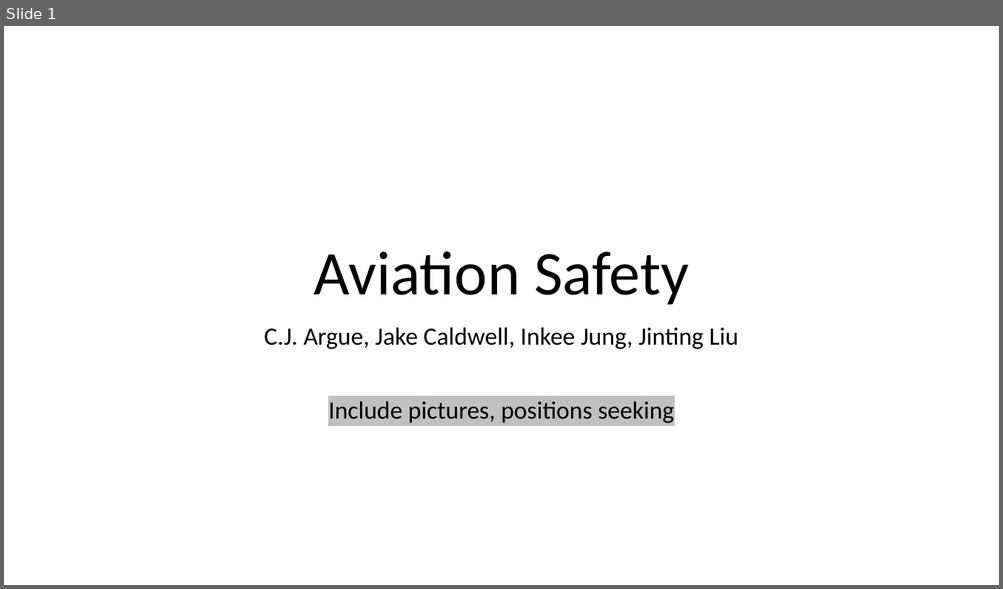
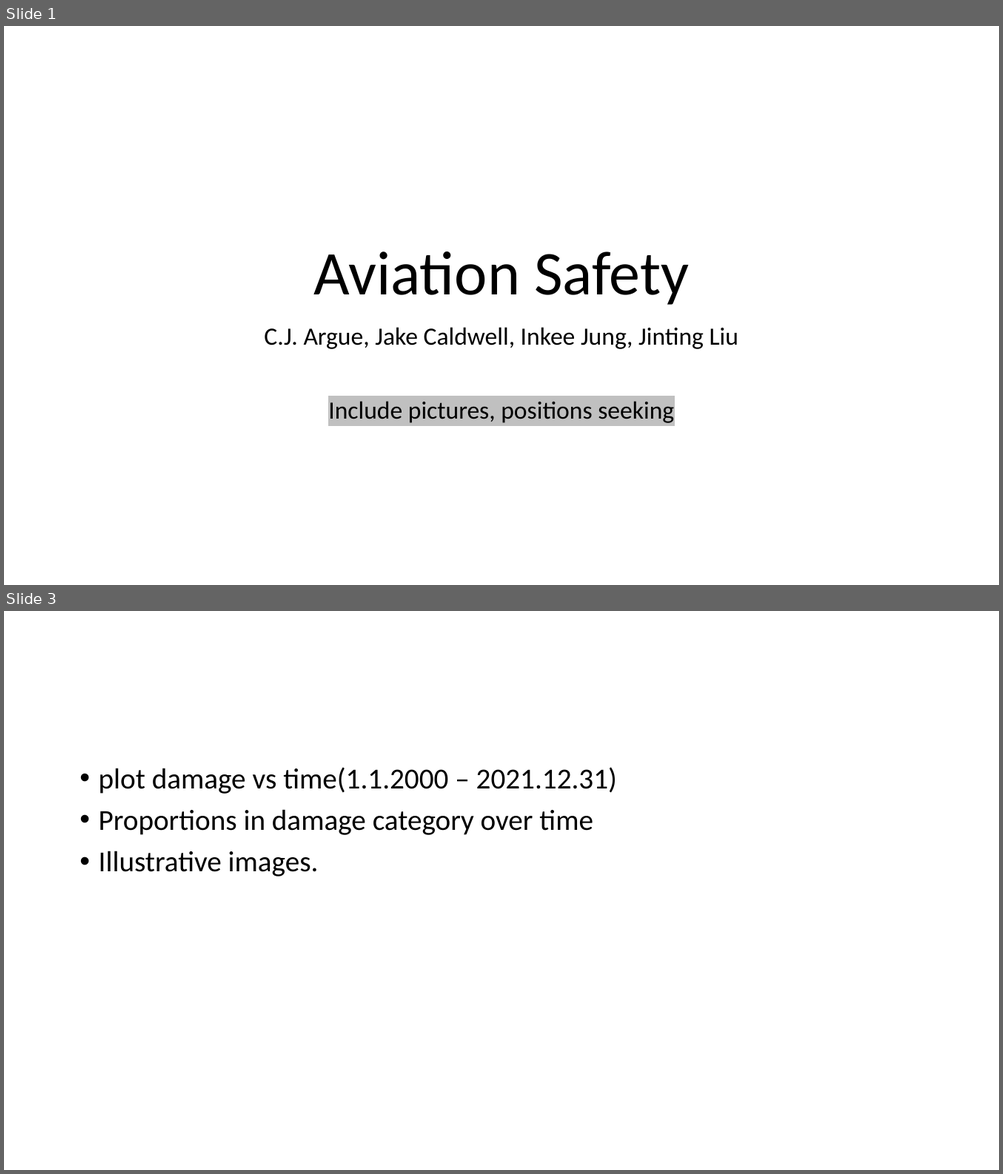
Before and after one commit to TheErdosInstitute-Summer2025-Project/aviation-project, a slide deck: deliverables/presentation_intro_problem_definition_data_collection.pptx. Shown one above the other, each under a label of ours: slide 1 before the commit, slides 1 and 3 after it; the slides between them are not shown. The pictures are 1003x589 and 1003x1174 pixels, drawn with LibreOffice and Linux fonts; fonts in the diff are those of the drawing. Boxes give left, top, right and bottom in pixels: in the first picture for what was removed or moved away, otherwise in the second. Text is boxed around its words. In the diff, an @@ line names an element or a change of style, - is before the commit and + after.

```diff
--- a/deliverables/presentation_intro_problem_definition_data_collection.pptx
+++ b/deliverables/presentation_intro_problem_definition_data_collection.pptx
@@ slide 3 added at (x1=4, y1=611, x2=999, y2=1170), background #FFFFFF @@
@@ text added at (x1=99, y1=767, x2=617, y2=877), 28 pt, text #000000 @@
+• plot damage vs time(1.1.2000 – 2021.12.31)
+• Proportions in damage category over time
+• Illustrative images.
```
Also in this commit, not shown: 2 slides changed, 1 other slide added, 5 slides removed.
